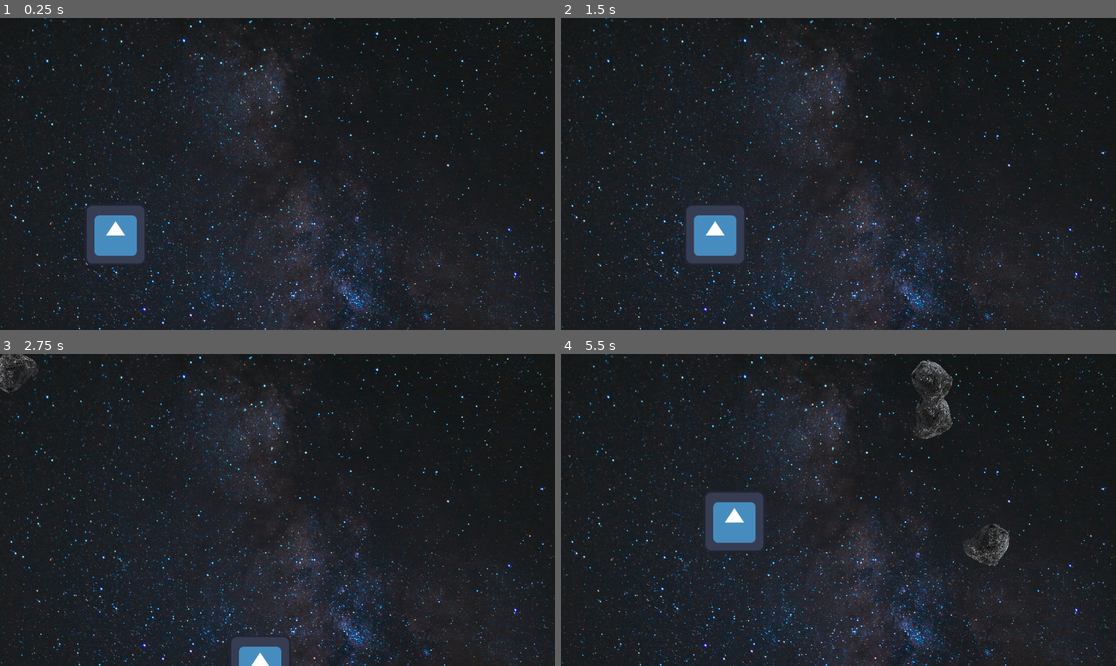
Above: before the commit, frames 1-4 (two rows, left to right).
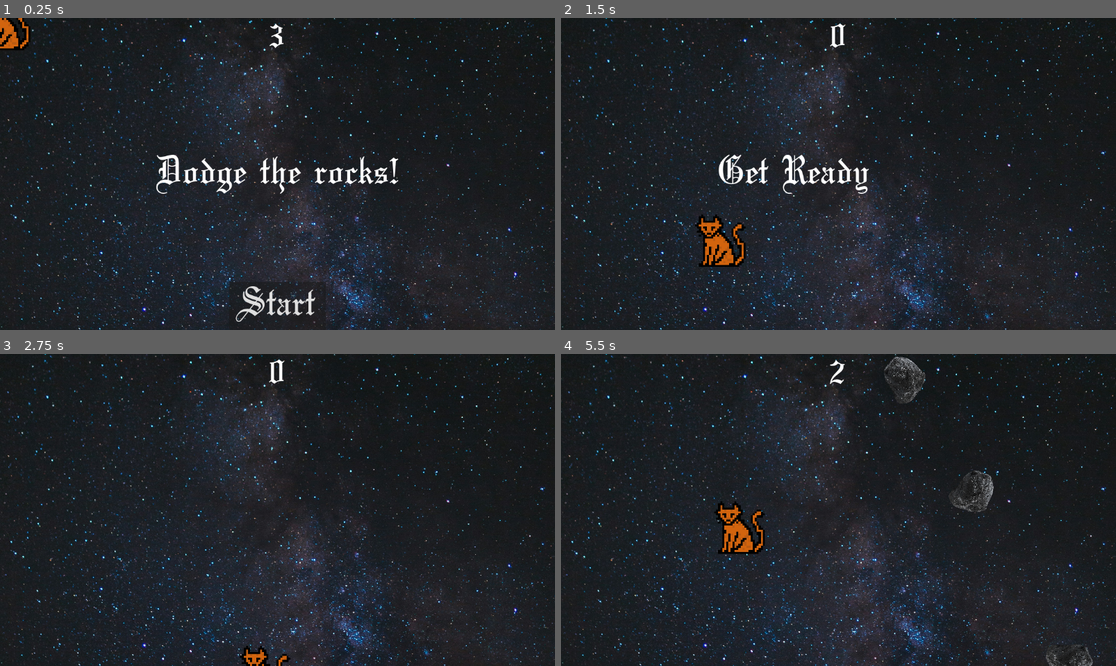
Above: after the commit, the same moments.

Repository: WolfDev616/Space-Cat
Game: Godot game, scene res://scenes/main.tscn
Same seed, same stepped clock (60 frames per second), same inputs: the game is played once before the commit and once after it. The engine's default icon, where the game draws it, is replaced by a stand-in: a white triangle on a blue panel in a dark square.
Inputs (mouse positions are in pixels of both pictures, inside the frame that each line leads up to):
- Up to frame 1 (0.25 s): no input
- Up to frame 2 (1.5 s): click (838, 305) at 0.5 s, where only the run after the commit has a clickable "Start"; tap Enter at 1.25 s; hold D (right) from 1.28 s (still down)
- Up to frame 3 (2.75 s): release D (right) at 2.03 s; hold S (down) from 2.03 s (still down)
- Up to frame 4 (5.5 s): release S (down) at 2.78 s; hold D (right) 2.78-3.53 s; hold W (up) 3.53-4.28 s; hold A (left) from 4.28 s (still down)

The runs differ from the first frame. In frame 1, 4.6% of the frame differs, in the area x 0-99%, y 0-100%; in frame 2, 3.2%; in frame 3, 1.5%; in frame 4, 4.2%.

Commit message:
HUD implemented and main character updated. Systems getting ready

Diff:
--- a/project.godot
+++ b/project.godot
@@ -54,4 +54,5 @@
 
 [rendering]
 
+textures/canvas_textures/default_texture_filter=0
 rendering_device/driver.windows="d3d12"
--- /dev/null
+++ b/scenes/hud.tscn
@@ -0,0 +1,59 @@
+[gd_scene format=3 uid="uid://wxitxuhwli1j"]
+
+[ext_resource type="FontFile" uid="uid://c3gjgl8c5peif" path="res://images/OldeEnglish.ttf" id="1_ahhtf"]
+[ext_resource type="Script" uid="uid://b6al6i7i7h1i4" path="res://scripts/hud.gd" id="1_oo0fn"]
+
+[node name="HUD" type="CanvasLayer" unique_id=2065861731]
+script = ExtResource("1_oo0fn")
+
+[node name="ScoreLabel" type="Label" parent="." unique_id=1594033290]
+anchors_preset = 5
+anchor_left = 0.5
+anchor_right = 0.5
+offset_left = -20.0
+offset_right = 20.0
+offset_bottom = 83.0
+grow_horizontal = 2
+size_flags_horizontal = 4
+theme_override_fonts/font = ExtResource("1_ahhtf")
+theme_override_font_sizes/font_size = 90
+text = "3"
+
+[node name="Message" type="Label" parent="." unique_id=1952619752]
+anchors_preset = 8
+anchor_left = 0.5
+anchor_top = 0.5
+anchor_right = 0.5
+anchor_bottom = 0.5
+offset_left = -252.5
+offset_top = -41.5
+offset_right = 252.5
+offset_bottom = 41.5
+grow_horizontal = 2
+grow_vertical = 2
+size_flags_horizontal = 4
+theme_override_fonts/font = ExtResource("1_ahhtf")
+theme_override_font_sizes/font_size = 90
+text = "Dodge the rocks!"
+
+[node name="StartButton" type="Button" parent="." unique_id=1297062275]
+anchors_preset = 7
+anchor_left = 0.5
+anchor_top = 1.0
+anchor_right = 0.5
+anchor_bottom = 1.0
+offset_left = -100.0
+offset_top = -100.0
+offset_right = 100.0
+grow_horizontal = 2
+grow_vertical = 0
+size_flags_horizontal = 4
+size_flags_vertical = 4
+theme_override_fonts/font = ExtResource("1_ahhtf")
+theme_override_font_sizes/font_size = 90
+text = "Start"
+
+[node name="MessageTimer" type="Timer" parent="." unique_id=90379419]
+
+[connection signal="pressed" from="StartButton" to="." method="_on_start_button_pressed"]
+[connection signal="timeout" from="MessageTimer" to="." method="_on_message_timer_timeout"]
--- a/scenes/main.tscn
+++ b/scenes/main.tscn
@@ -4,6 +4,7 @@
 [ext_resource type="Script" uid="uid://dgsovrgxkwrxu" path="res://scripts/main.gd" id="1_sugp2"]
 [ext_resource type="PackedScene" uid="uid://c5g7uhs1nvp77" path="res://scenes/mob.tscn" id="2_jyhfs"]
 [ext_resource type="PackedScene" uid="uid://bmavcsqfu2br5" path="res://scenes/background.tscn" id="4_jyhfs"]
+[ext_resource type="PackedScene" uid="uid://wxitxuhwli1j" path="res://scenes/hud.tscn" id="5_tbgi4"]
 
 [sub_resource type="Curve2D" id="Curve2D_jyhfs"]
 _data = {
@@ -38,7 +39,10 @@
 
 [node name="MobSpawnLocation" type="PathFollow2D" parent="MobPath" unique_id=1476937291]
 
+[node name="HUD" parent="." unique_id=2065861731 instance=ExtResource("5_tbgi4")]
+
 [connection signal="hit" from="Player" to="." method="game_over"]
 [connection signal="timeout" from="MobTimer" to="." method="_on_mob_timer_timeout"]
 [connection signal="timeout" from="ScoreTimer" to="." method="_on_score_timer_timeout"]
 [connection signal="timeout" from="StartTimer" to="." method="_on_start_timer_timeout"]
+[connection signal="start_game" from="HUD" to="." method="new_game"]
--- a/scenes/player.tscn
+++ b/scenes/player.tscn
@@ -1,19 +1,22 @@
 [gd_scene format=3 uid="uid://li0c03bclwvy"]
 
-[ext_resource type="Texture2D" uid="uid://dqbo2tfn16fpw" path="res://icon.svg" id="1_3vyb7"]
 [ext_resource type="Script" uid="uid://ci0mj7tavs5d5" path="res://scripts/player.gd" id="1_g2els"]
+[ext_resource type="Texture2D" uid="uid://d1dbvct2ib06q" path="res://images/cat1.png" id="2_g2els"]
 
-[sub_resource type="CircleShape2D" id="CircleShape2D_g2els"]
-radius = 50.931328
+[sub_resource type="CapsuleShape2D" id="CapsuleShape2D_g2els"]
 
 [node name="Player" type="Area2D" unique_id=611381096]
 script = ExtResource("1_g2els")
 metadata/_edit_group_ = true
 
 [node name="Sprite2D" type="Sprite2D" parent="." unique_id=1344134678]
-texture = ExtResource("1_3vyb7")
+scale = Vector2(4.201389, 4.201389)
+texture = ExtResource("2_g2els")
 
 [node name="CollisionShape2D" type="CollisionShape2D" parent="." unique_id=43008011]
-shape = SubResource("CircleShape2D_g2els")
+position = Vector2(5.999998, 17)
+rotation = -0.40770602
+scale = Vector2(-2.763986, 3.0194807)
+shape = SubResource("CapsuleShape2D_g2els")
 
 [connection signal="body_entered" from="." to="." method="_on_area_2d_body_entered"]
--- /dev/null
+++ b/scripts/hud.gd
@@ -0,0 +1,30 @@
+extends CanvasLayer
+
+signal start_game
+
+
+func show_message(text):
+	$Message.text = text
+	$Message.show()
+	$MessageTimer.start()
+
+func show_game_over():
+	show_message("Game Over")
+	await $MessageTimer.timeout
+
+	$Message.text = "Dodge the rocks!"
+	$Message.show()
+	await get_tree().create_timer(1.0).timeout
+	$StartButton.show()
+
+func update_score(score):
+	$ScoreLabel.text = str(score)
+
+
+
+func _on_start_button_pressed() -> void:
+	$StartButton.hide()
+	start_game.emit()
+
+func _on_message_timer_timeout() -> void:
+	$Message.hide()
--- a/scripts/main.gd
+++ b/scripts/main.gd
@@ -5,19 +5,24 @@
 
 
 func _ready():
-	new_game()
+	pass
 
 func game_over():
 	$ScoreTimer.stop()
 	$MobTimer.stop()
+	$HUD.show_game_over()
 
 func new_game() -> void:
 	score = 0
 	$Player.start($StartPosition.position)
 	$StartTimer.start()
+	$HUD.update_score(score)
+	$HUD.show_message("Get Ready")
+
 
 func _on_score_timer_timeout() -> void:
 	score += 1
+	$HUD.update_score(score)
 
 func _on_start_timer_timeout() -> void:
 	$MobTimer.start()
Binary file added: images/OldeEnglish.ttf
Not shown, added: images/OldeEnglish.ttf.import
Binary file added: images/cat1.png
Not shown, added: images/cat1.png.import
Not shown, added: scripts/hud.gd.uid
